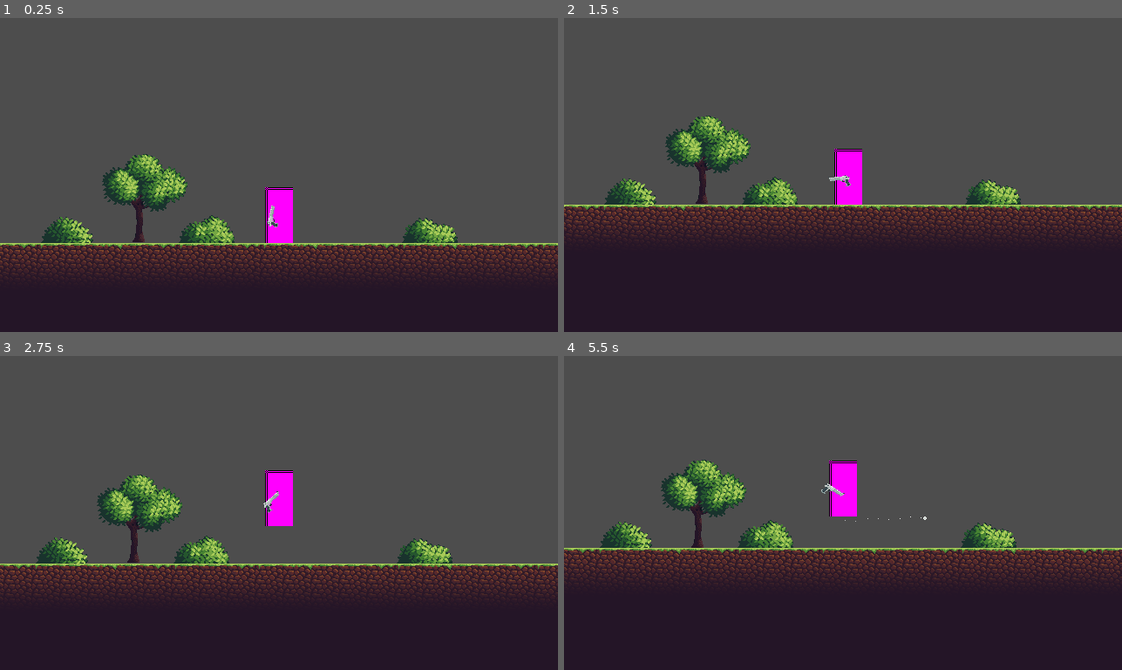
Above: before the commit, frames 1-4 (two rows, left to right).
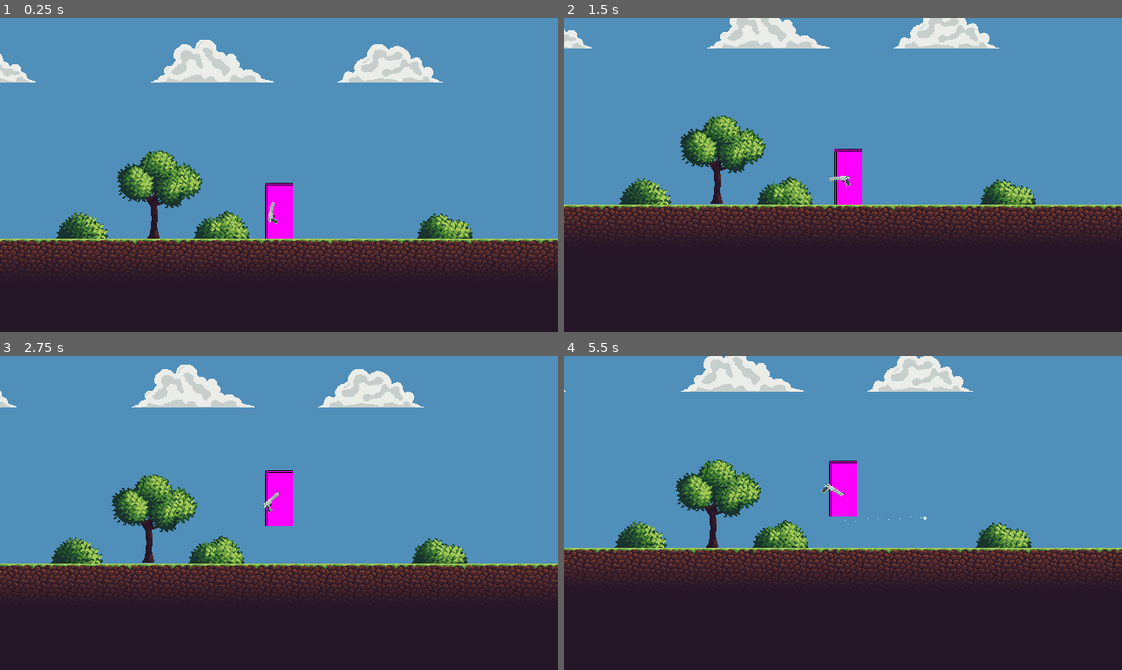
Above: after the commit, the same moments.

Repository: Thef11-Luk/Arcane-Depths
Game: Godot game, scene res://scenes/main.tscn
Two runs of this game, one before a commit and one after it. Both use one fixed random seed, a clock stepped at 60 frames per second and the inputs below.
Inputs (mouse positions are in pixels of both pictures, inside the frame that each line leads up to):
- Up to frame 1 (0.25 s): no input
- Up to frame 2 (1.5 s): move the mouse to (965, 159) at 0.52 s; tap A (a) at 0.6 s; tap D (d) at 0.8, 1.35 s; move the mouse to (731, 190) at 1.27 s
- Up to frame 3 (2.75 s): tap S (s) at 1.55, 2.1 s; move the mouse to (334, 443) at 2.02 s; tap W (w) at 2.3 s
- Up to frame 4 (5.5 s): move the mouse to (815, 575) at 2.77 s; tap W (w) at 2.85, 5.3 s; tap A (a) at 3.05, 3.6 s; move the mouse to (1010, 560) at 3.52 s; tap D (d) at 3.8, 4.35 s; move the mouse to (675, 465) at 4.27 s; tap S (s) at 4.55 s; move the mouse to (870, 513) at 5.02 s; click (870, 513) at 5.1 s

The runs differ from the first frame. In frame 1, 75% of the frame differs, in the area x 0-100%, y 0-82%; in frame 2, 63%; in frame 3, 69%; in frame 4, 64%.

Commit message:
2025-06-20 old style

Diff:
--- /dev/null
+++ b/scenes/lobby/clouds.gdshader
@@ -0,0 +1,9 @@
+shader_type canvas_item;
+
+uniform float speed = 20.0;
+
+void fragment() {
+	vec2 offset_uv = UV;
+	offset_uv.x += TIME * speed * 0.001;
+	COLOR = texture(TEXTURE, offset_uv);
+}
--- a/scenes/lobby/lobby.tscn
+++ b/scenes/lobby/lobby.tscn
@@ -1,13 +1,19 @@
-[gd_scene load_steps=20 format=4 uid="uid://d0oivko0e5ylb"]
+[gd_scene load_steps=23 format=4 uid="uid://d0oivko0e5ylb"]
 
 [ext_resource type="Script" uid="uid://b2tbj48a3cuh8" path="res://scenes/lobby/lobby.gd" id="1_stkcr"]
 [ext_resource type="TileSet" uid="uid://iem6cgf5bsq2" path="res://scenes/lobby/placeholder_tileset.tres" id="1_ukx7c"]
 [ext_resource type="Texture2D" uid="uid://jm6kntcx4gvj" path="res://assets/sprites/lobby/floor_tileset.png" id="2_i6yme"]
 [ext_resource type="Texture2D" uid="uid://cvl67o64nx20f" path="res://assets/sprites/lobby/objects/tree_1.png" id="2_l1n8d"]
+[ext_resource type="Shader" uid="uid://bqkyt0esammwg" path="res://scenes/lobby/clouds.gdshader" id="2_m8hcm"]
 [ext_resource type="Shader" uid="uid://cm68chbld13o0" path="res://scenes/lobby/underground_tiles_shader.gdshader" id="3_2tt0b"]
 [ext_resource type="PackedScene" uid="uid://dh6b0i4i2hbnv" path="res://scenes/player/player.tscn" id="3_mlusu"]
 [ext_resource type="PackedScene" uid="uid://uor65y14ik3" path="res://scenes/player/weapons/bouncy_deagle/bouncy_deagle.tscn" id="4_jekxk"]
 [ext_resource type="Texture2D" uid="uid://co0lc42vg3r6h" path="res://assets/sprites/lobby/floor_decoration_tileset.png" id="5_iytm0"]
+[ext_resource type="Texture2D" uid="uid://c7rdjk3bqy4t7" path="res://assets/sprites/lobby/background/cloud_1.png" id="9_l1n8d"]
+
+[sub_resource type="ShaderMaterial" id="ShaderMaterial_5l4x7"]
+shader = ExtResource("2_m8hcm")
+shader_parameter/speed = 5.0
 
 [sub_resource type="ShaderMaterial" id="ShaderMaterial_iytm0"]
 shader = ExtResource("3_2tt0b")
@@ -129,6 +135,22 @@
 [node name="Lobby" type="Node2D"]
 script = ExtResource("1_stkcr")
 
+[node name="Background" type="Node2D" parent="."]
+
+[node name="ColorRect" type="ColorRect" parent="Background"]
+texture_repeat = 1
+offset_left = -489.0
+offset_top = -122.0
+offset_right = 1238.0
+offset_bottom = 256.0
+color = Color(0.30980393, 0.56078434, 0.7294118, 1)
+
+[node name="Clouds" type="Sprite2D" parent="Background"]
+texture_repeat = 2
+material = SubResource("ShaderMaterial_5l4x7")
+position = Vector2(321, 61)
+texture = ExtResource("9_l1n8d")
+
 [node name="DecoObjects" type="Node2D" parent="."]
 
 [node name="Tree1" type="Sprite2D" parent="DecoObjects"]
@@ -164,7 +186,7 @@
 [node name="CanvasModulate" type="CanvasModulate" parent="."]
 
 [node name="Player" parent="." instance=ExtResource("3_mlusu")]
-position = Vector2(323, 223)
+position = Vector2(306, 224)
 max_jump_trigger_time = 0.2
 jump_velocity = -250.0
 
Binary file added: assets/sprites/lobby/background/cloud_1.png
Not shown, added: assets/sprites/lobby/background/cloud_1.png.import
Binary file added: assets/sprites/lobby/background/hills.png
Not shown, added: assets/sprites/lobby/background/hills.png.import
Binary file added: assets/sprites/lobby/objects/cave.png
Not shown, added: assets/sprites/lobby/objects/cave.png.import
Binary file changed: assets/sprites/lobby/objects/tree_1.aseprite
Not shown, added: scenes/lobby/clouds.gdshader.uid
Not shown, changed: DEVLOG.md
